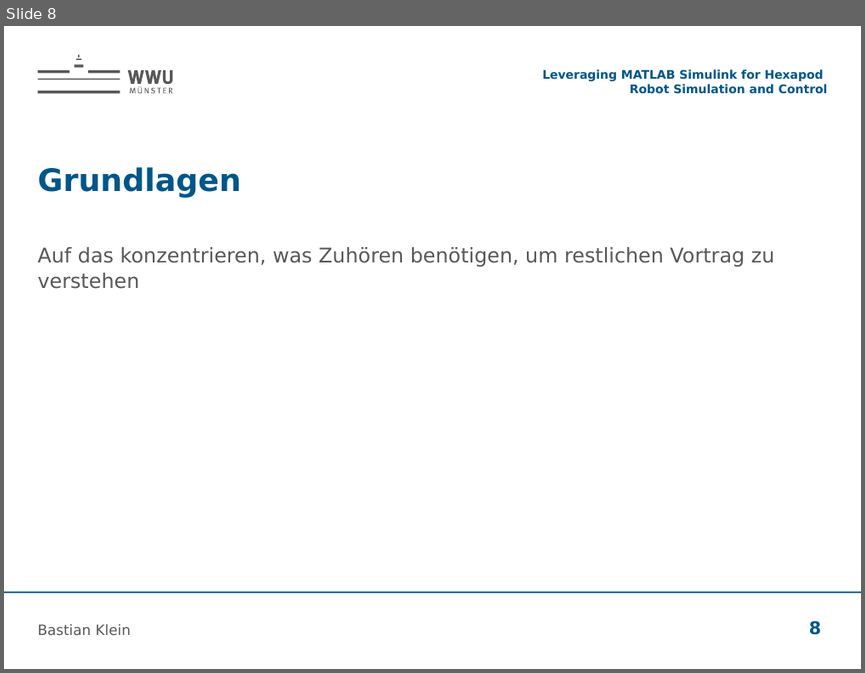
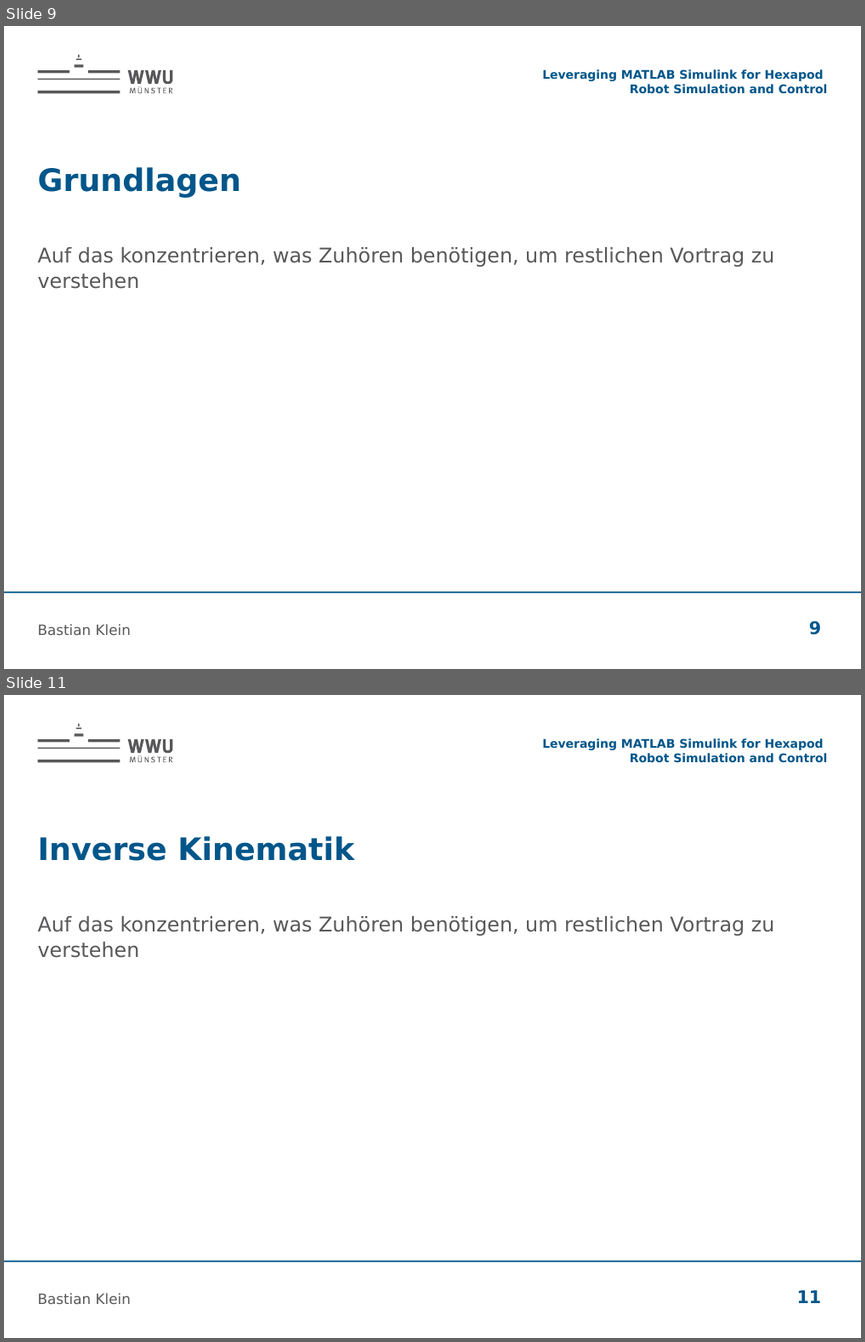
Before and after one commit to bastianklein612/Bachelor-Thesis, a slide deck: presentation/Zwischenvortrag.pptx. Shown one above the other, each under a label of ours: slide 8 before the commit, slides 9 and 11 after it; the slides between them are not shown. The pictures are 865x673 and 865x1342 pixels, drawn with LibreOffice and Linux fonts; fonts in the diff are those of the drawing; background and template pictures are left out. Boxes give left, top, right and bottom in pixels: in the first picture for what was removed or moved away, otherwise in the second. Text is boxed around its words. In the diff, an @@ line names an element or a change of style, - is before the commit and + after.

```diff
--- a/presentation/Zwischenvortrag.pptx
+++ b/presentation/Zwischenvortrag.pptx
@@ slide 11 added at box(4, 695, 861, 1338), background #FFFFFF; not listed: 2 template elements that a slide beside it also shows @@
@@ text added at box(542, 738, 828, 763), 10 pt, text #00568A, bold @@
+Leveraging MATLAB Simulink for Hexapod Robot Simulation and Control
@@ title added at box(38, 836, 354, 861), 26 pt, text #00568A, bold @@
+Inverse Kinematik
@@ text added at box(38, 916, 775, 958), 17 pt, text #58585A @@
+Auf das konzentrieren, was Zuhören benötigen, um restlichen Vortrag zu verstehen
@@ text added at box(38, 1293, 131, 1304), 12 pt, text #58585A @@
+Bastian Klein
@@ page number added at box(797, 1290, 822, 1303), 14.7 pt, text #00568A, bold @@
+11
@@ what was slide 8 is now slide 9 @@
@@ page number at box(809, 620, 821, 635): text changed @@
-8
+9
```
Also in this commit, not shown: 2 slides changed, 3 other slides added, 7 other files.
